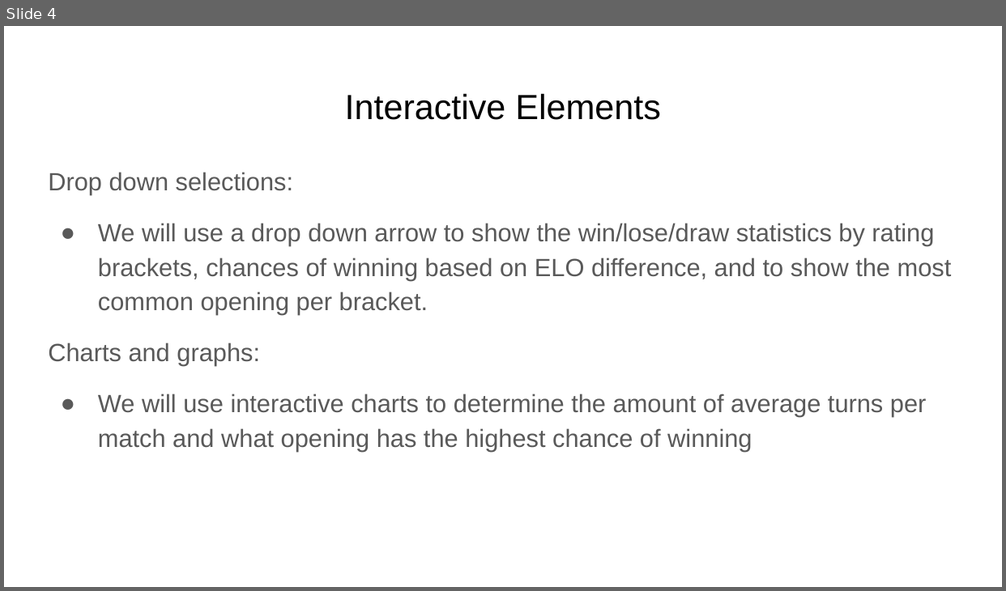
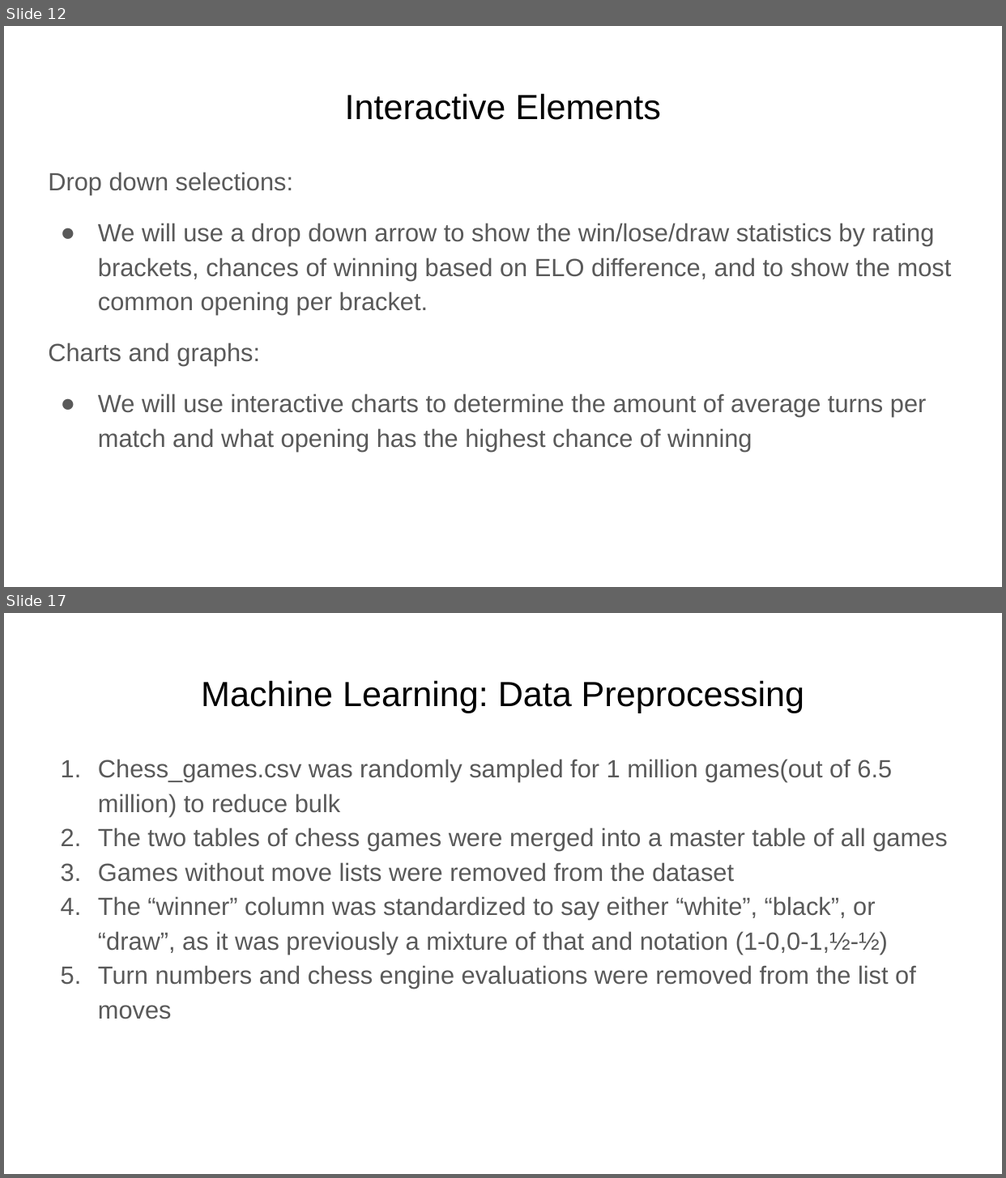
Before and after one commit to Nveatch/Chess_Games_Group_Analysis, a slide deck: Group_1_Presentation.pptx. Shown one above the other, each under a label of ours: slide 4 before the commit, slides 12 and 17 after it; the slides between them are not shown. The pictures are 1006x591 and 1006x1178 pixels, drawn with LibreOffice and Linux fonts; fonts in the diff are those of the drawing. Boxes give left, top, right and bottom in pixels: in the first picture for what was removed or moved away, otherwise in the second. Text is boxed around its words. In the diff, an @@ line names an element or a change of style, - is before the commit and + after.

```diff
--- a/Group_1_Presentation.pptx
+++ b/Group_1_Presentation.pptx
@@ slide 17 added at bbox=[4, 613, 1002, 1174], background #FFFFFF @@
@@ title added at bbox=[201, 680, 804, 713], 25.2 pt, text #000000 @@
+Machine Learning: Data Preprocessing
@@ text added at bbox=[98, 759, 947, 1020], 18 pt, text #595959 @@
+1. Chess_games.csv was randomly sampled for 1 million games(out of 6.5 million) to reduce bulk
+2. The two tables of chess games were merged into a master table of all games
+3. Games without move lists were removed from the dataset
+4. The “winner” column was standardized to say either “white”, “black”, or “draw”, as it was previously a mixture of that and notation (1-0,0-1,½-½)
+5. Turn numbers and chess engine evaluations were removed from the list of moves
@@ what was slide 4 is now slide 12 @@
```
Also in this commit, not shown: 1 slide changed, 14 other slides added.
